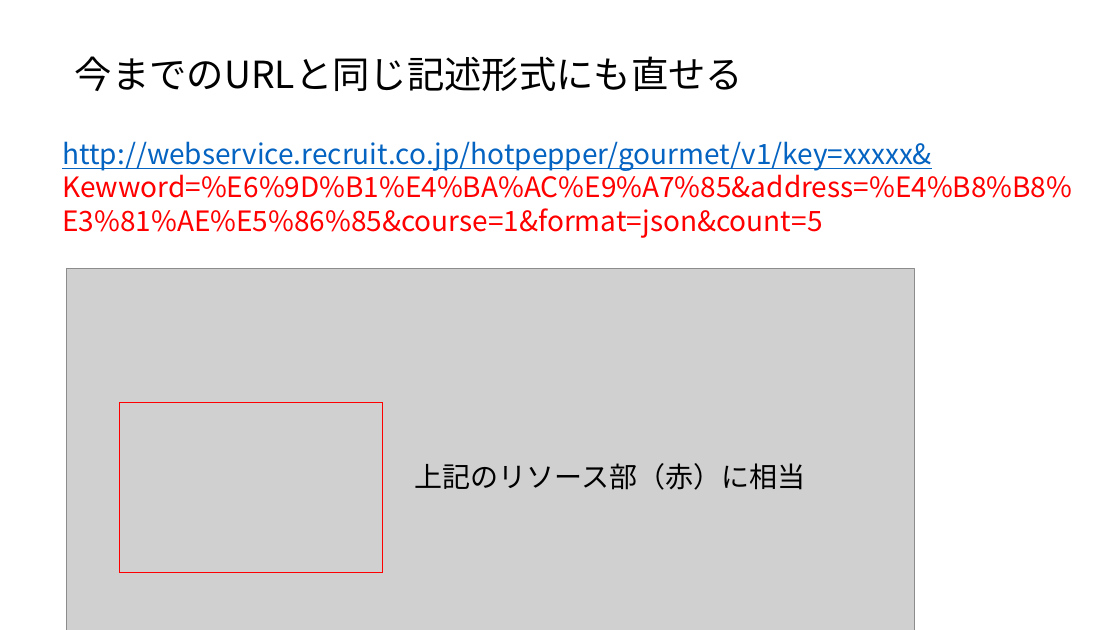
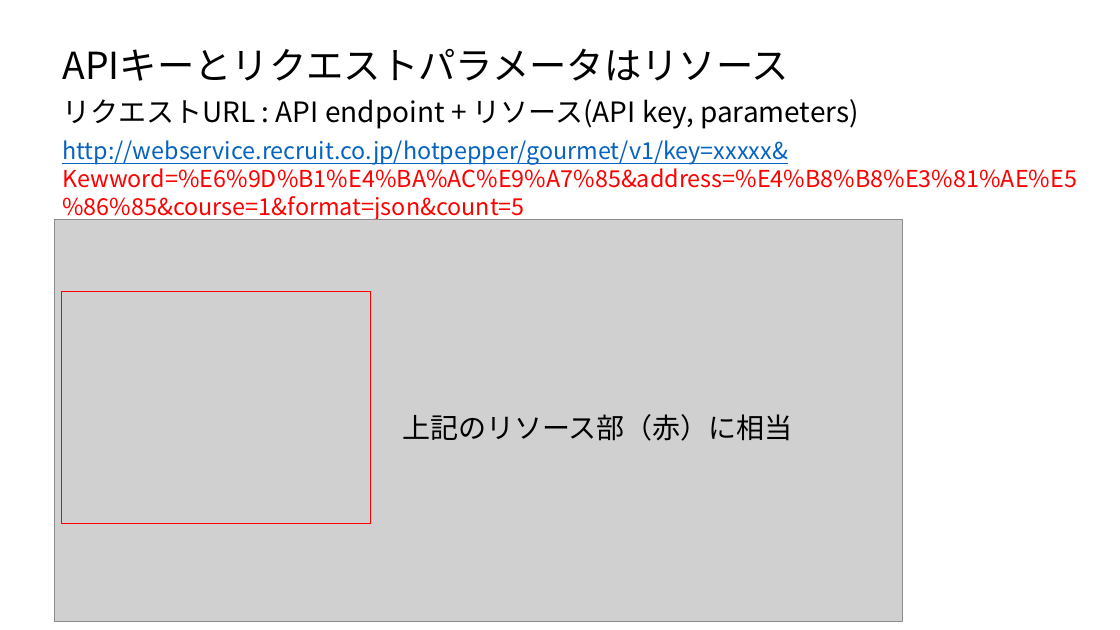
Before and after one commit to ueharaLab/bigdata8_API, a slide deck: slide 24 of bigdata7_API.pptx (slide 22 before the commit). Drawn at 1120x630 pixels with LibreOffice and Linux fonts; fonts in the diff are those of the drawing; grey boxes stand for pictures. Boxes give left, top, right and bottom in pixels: in the first picture for what was removed or moved away, otherwise in the second. Text is boxed around its words. In the diff, an @@ line names an element or a change of style, - is before the commit and + after.

```diff
--- a/bigdata7_API.pptx
+++ b/bigdata7_API.pptx
@@ text at [62,48,789,81]: text changed @@
-今までのURLと同じ記述形式にも直せる
+APIキーとリクエストパラメータはリソース
@@ text added at [62,99,859,129], 24 pt, text #000000 @@
+リクエストURL : API endpoint + リソース(API key, parameters)
@@ text "http://webservice.recruit.co.jp/hotpepper/gourmet/v1/key=xxx ..." at [62,140,1077,222]: size 24 to 20 pt @@
@@ picture: place and size @@
-picture at [66,269,915,630]
+picture at [55,220,903,623]
@@ rectangle: place and size @@
-rectangle at [120,402,383,573]
+rectangle at [61,292,371,524]
@@ text "上記のリソース部（赤）に相当": place and size @@
-text "上記のリソース部（赤）に相当" at [414,463,805,490]
+text "上記のリソース部（赤）に相当" at [402,414,793,441]
```
Also in this commit, not shown: 7 other slides changed, 7 slides added, 1 slide removed, 8 other files.
